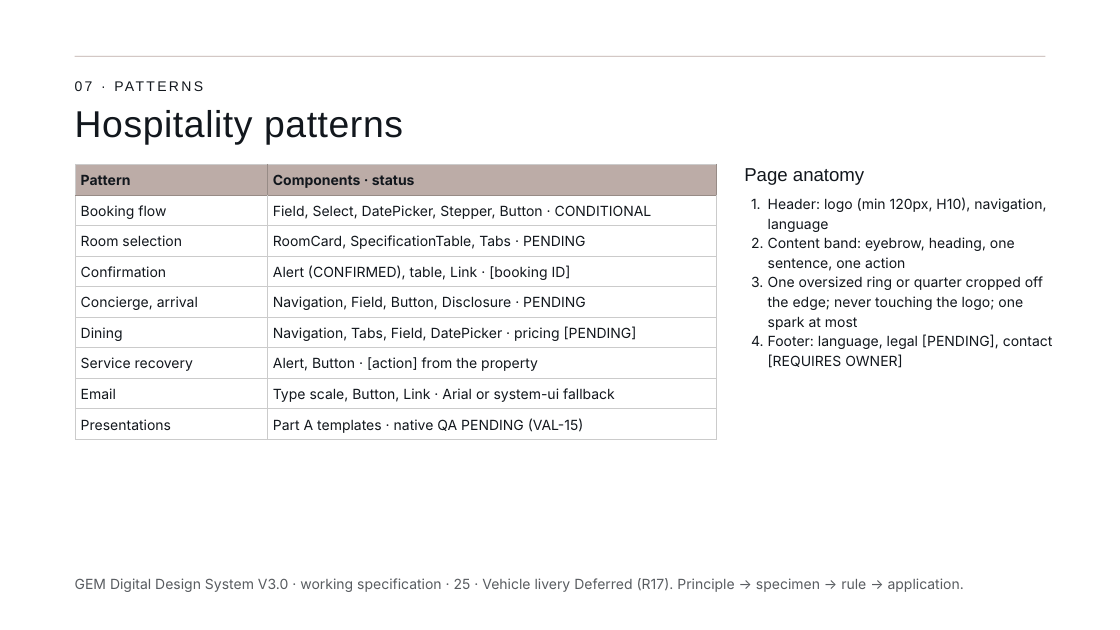
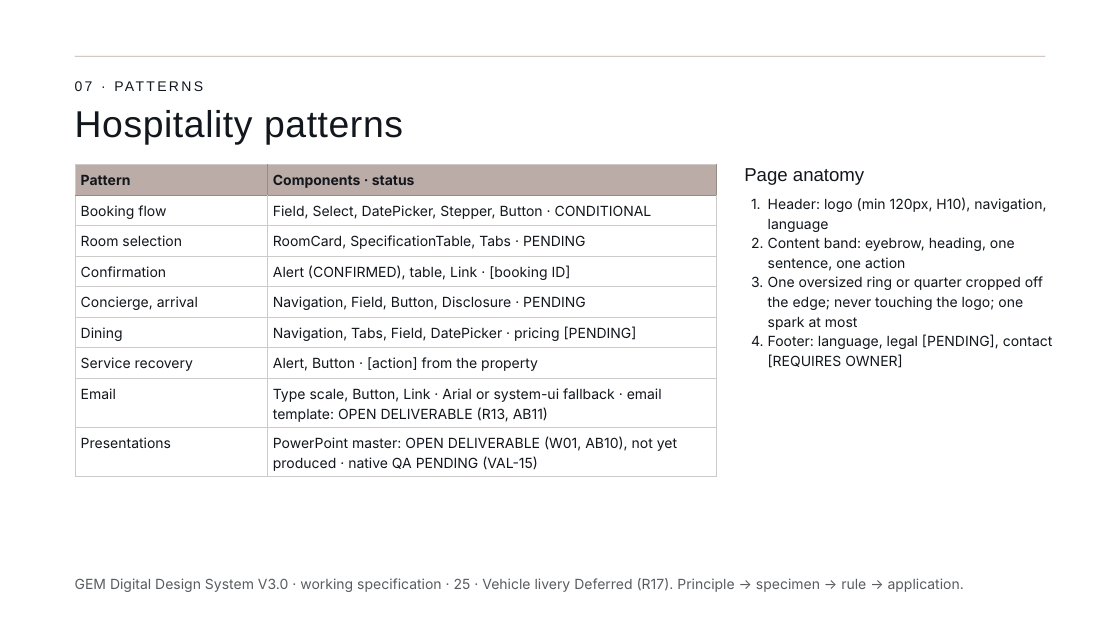
Before and after one commit to mashaelalh/GEM, a slide deck: slide 25 of PartB_RC2/01_source/B-RC2.pptx. Drawn at 1120x630 pixels with LibreOffice and Linux fonts; fonts in the diff are those of the drawing. Boxes give left, top, right and bottom in pixels: in the first picture for what was removed or moved away, otherwise in the second. Text is boxed around its words. In the diff, an @@ line names an element or a change of style, - is before the commit and + after.

```diff
--- a/PartB_RC2/01_source/B-RC2.pptx
+++ b/PartB_RC2/01_source/B-RC2.pptx
@@ table at [76,165,717,475] @@
-row 8, column 2: Type scale, Button, Link · Arial or system-ui fallback
+row 8, column 2: Type scale, Button, Link · Arial or system-ui fallback · email template: OPEN DELIVERABLE (R13, AB11)
-row 9, column 2: Part A templates · native QA PENDING (VAL-15)
+row 9, column 2: PowerPoint master: OPEN DELIVERABLE (W01, AB10), not yet produced · native QA PENDING (VAL-15)
```
Also in this commit, not shown: 9 other slides changed.
